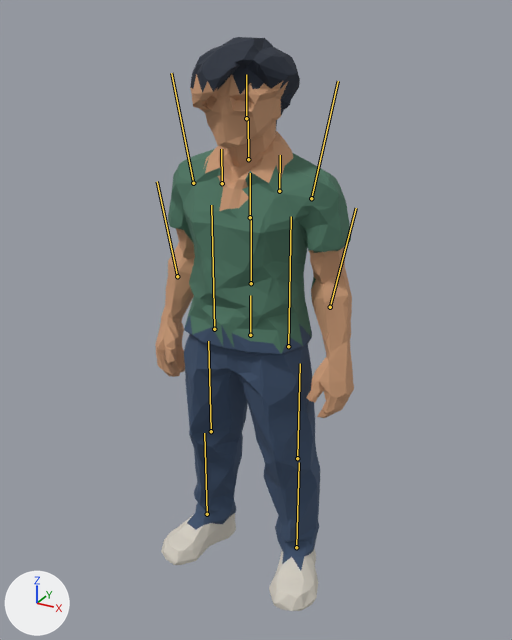
An edit to the glTF model assets/models/ready/guest_1/guest_1.glb, drawn before and after from the same camera.
One viewpoint serves both versions: a 50 mm lens placed at (0.968, -1.699, 1.768), pointed at (-0.024, 0.105, 0.865). The axes (+X, +Y, +Z) are drawn at lower left. The lights are the same throughout. The first picture is the older version. Both versions are drawn at frame 12 of the action 'Walk'; the numbers are the values there. The bones that change, and the others that lie on the model, are drawn over the model as lines.

Objects in the first picture: 'Batch_guest_1Mesh'.
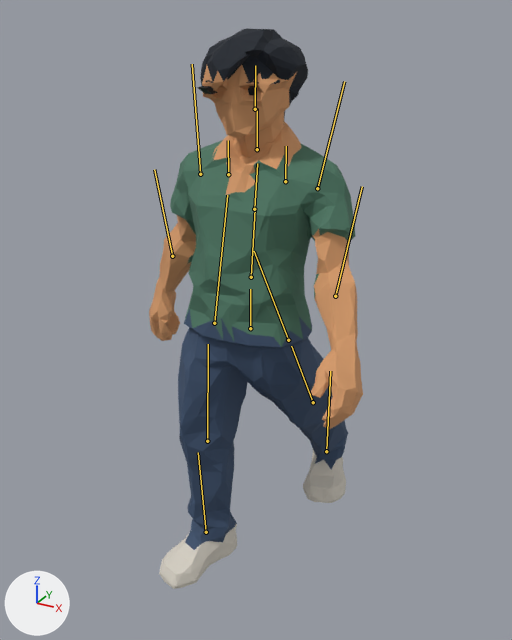
Where the change shows, as pixel boxes (x1, y1, x2, y2) in the pictures (512 x 640 px):
'Batch_guest_1Mesh', posed (7% wider)
    before: (155, 37, 354, 611)
    after: (149, 28, 363, 589)
'CharacterFaceDetails', now drawn
    after: (197, 80, 259, 95)
    faces in mat_guest_1_rineye (black #090a14): (197, 86, 257, 95)
bone 'Hips', root to tip
    before: (250, 335) to (250, 295)
    after: (250, 328) to (250, 289)
bone 'Spine', root to tip
    before: (251, 283) to (251, 217)
    after: (251, 277) to (255, 208)
bone 'Chest', root to tip
    before: (250, 217) to (250, 173)
    after: (254, 209) to (257, 163)
bone 'Neck', root to tip
    before: (248, 159) to (248, 118)
    after: (257, 149) to (257, 108)
bone 'Clavicle.R', root to tip
    before: (222, 183) to (221, 149)
    after: (228, 174) to (228, 140)
bone 'UpperArm.R', root to tip
    before: (193, 183) to (171, 73)
    after: (200, 174) to (192, 64)
bone 'Forearm.R', root to tip
    before: (177, 276) to (157, 181)
    after: (172, 256) to (154, 169)
bone 'Clavicle.L', root to tip
    before: (279, 191) to (280, 155)
    after: (285, 181) to (286, 146)
bone 'UpperArm.L', root to tip
    before: (311, 198) to (338, 81)
    after: (317, 188) to (344, 81)
bone 'Forearm.L', root to tip
    before: (330, 307) to (356, 208)
    after: (335, 296) to (362, 186)
bone 'Thigh.R', root to tip
    before: (214, 329) to (211, 205)
    after: (214, 323) to (227, 195)
bone 'Shin.R', root to tip
    before: (211, 431) to (208, 341)
    after: (207, 441) to (208, 344)
bone 'Foot.R', root to tip
    before: (207, 514) to (204, 433)
    after: (206, 532) to (198, 452)
bone 'Thigh.L', root to tip
    before: (288, 346) to (291, 216)
    after: (288, 340) to (254, 251)
bone 'Shin.L', root to tip
    before: (297, 458) to (300, 363)
    after: (313, 402) to (291, 346)
bone 'Foot.L', root to tip
    before: (296, 547) to (299, 462)
    after: (326, 451) to (330, 371)

The change in detail:
Bone 'Hips' (bone_hips) moves from (0.0, 0.0, 0.0) to (0.0, 0.021, 0.0).
Bone 'Spine' (bone_spine) turns from (0, 0, 0) to (-7, 0, 0) degrees about its own x, y and z.
Bone 'Chest' (bone_chest) turns from (0, 0, 0) to (-1, 0, 0) degrees about its own x, y and z.
Bone 'Neck' (bone_neck) turns from (0, 0, 0) to (8, 0, 0) degrees about its own x, y and z.
Bone 'Clavicle.R' (bone_clavicle_r) turns from (0, 0, 0) to (8, 0, 0) degrees about its own x, y and z.
Bone 'UpperArm.R' (bone_upperarm_r) turns from (0, 0, 11) to (5, 0, 0) degrees about its own x, y and z.
Bone 'Forearm.R' (bone_forearm_r) turns from (0, 0, 0) to (8, 0, 0) degrees about its own x, y and z.
Bone 'Clavicle.L' (bone_clavicle_l) turns from (0, 0, 0) to (8, 0, 0) degrees about its own x, y and z.
Bone 'UpperArm.L' (bone_upperarm_l) turns from (0, 0, -11) to (-31, 0, 0) degrees about its own x, y and z.
Bone 'Forearm.L' (bone_forearm_l) turns from (0, 0, 0) to (1, 0, 0) degrees about its own x, y and z.
Bone 'Thigh.R' (bone_thigh_r) turns from (0, 0, 0) to (-13, 0, 0) degrees about its own x, y and z.
Bone 'Shin.R' (bone_shin_r) moves from (0.0, 0.0, 0.0) to (0.043, 0.0, 0.0).
Bone 'Shin.R' (bone_shin_r) turns from (0, 0, 0) to (10, 0, 0) degrees about its own x, y and z.
Bone 'Foot.R' (bone_foot_r) moves from (0.0, 0.0, 0.0) to (0.024, 0.0, 0.0).
Bone 'Foot.R' (bone_foot_r) turns from (0, 0, 0) to (9, 0, 0) degrees about its own x, y and z.
Bone 'Thigh.L' (bone_thigh_l) turns from (0, 0, 0) to (32, 0, 0) degrees about its own x, y and z.
Bone 'Shin.L' (bone_shin_l) moves from (0.0, 0.0, 0.0) to (-0.043, 0.0, 0.0).
Bone 'Foot.L' (bone_foot_l) moves from (0.0, 0.0, 0.0) to (-0.024, 0.0, 0.0).
Bone 'Foot.L' (bone_foot_l) turns from (0, 0, 0) to (-32, 0, 0) degrees about its own x, y and z.
